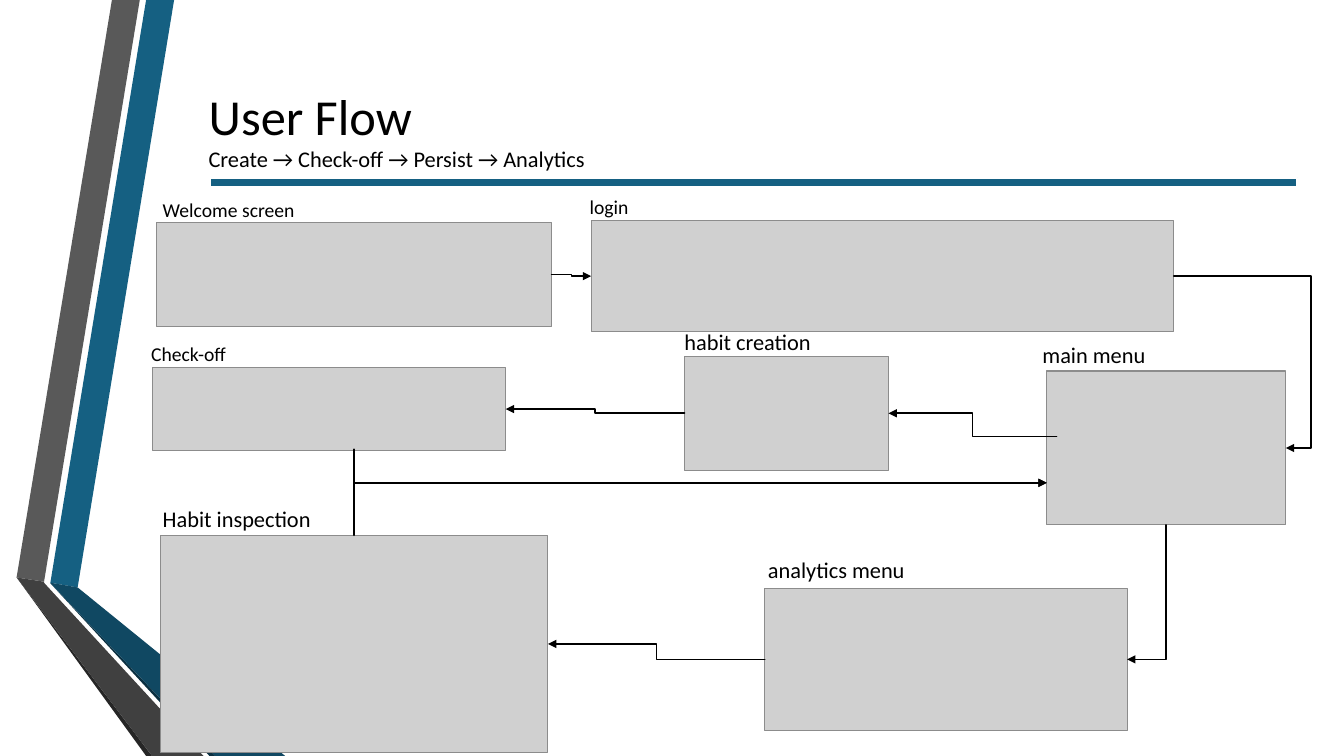
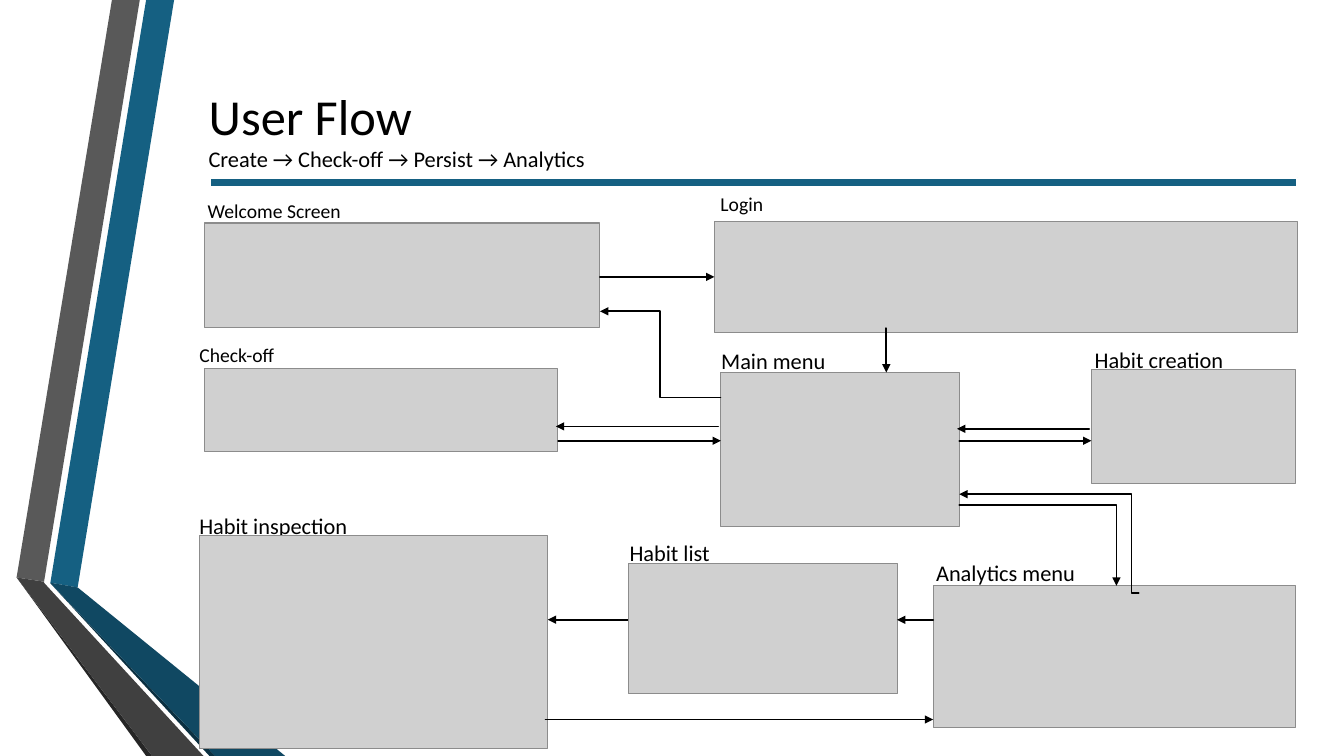
Before and after one commit to n1wo/habit-tracker, a slide deck: slide 5 of docs/Development_Phase_2.pptx. Drawn at 1344x756 pixels with LibreOffice and Linux fonts; fonts in the diff are those of the drawing; grey boxes stand for pictures; background and template pictures are left out. Boxes give left, top, right and bottom in pixels: in the first picture for what was removed or moved away, otherwise in the second. Text is boxed around its words. In the diff, an @@ line names an element or a change of style, - is before the commit and + after.

```diff
--- a/docs/Development_Phase_2.pptx
+++ b/docs/Development_Phase_2.pptx
@@ text at (208,204,341,224): text changed @@
-Welcome screen
+Welcome Screen
@@ text at (720,197,763,215): text changed @@
-login
+Login
@@ picture: place and size @@
-picture at (591,221,1174,332)
+picture at (715,222,1298,333)
@@ elbow arrow removed from (552, 274) to (591, 276) @@
@@ arrow added from (600, 277) to (715, 277), #000000 1.25 pt @@
@@ elbow arrow removed from (1175, 276) to (1287, 448) @@
@@ elbow arrow moved from (685, 413) - (506, 409) to (721, 397) - (600, 312) @@
@@ arrow added from (886, 329) to (886, 373), #000000 1.25 pt @@
@@ 2 pictures, 1 text: place and size @@
-2 pictures, 1 text at (151,223,552,451)
+2 pictures, 1 text at (199,223,600,452)
@@ text at (721,353,825,375): text changed @@
-main menu
+Main menu
@@ text at (1095,352,1223,374): text changed @@
-habit creation
+Habit creation
@@ picture: place and size @@
-picture at (1047,371,1286,525)
+picture at (721,373,960,527)
@@ picture: place and size @@
-picture at (685,357,888,471)
+picture at (1092,370,1296,484)
@@ arrow added from (719, 426) to (556, 426), #000000 1.25 pt @@
@@ arrow added from (559, 441) to (721, 441), #000000 1.25 pt @@
@@ arrow added from (1090, 429) to (958, 429), #000000 1.25 pt @@
@@ arrow added from (960, 441) to (1092, 441), #000000 1.25 pt @@
@@ elbow arrow removed from (354, 450) to (1047, 483) @@
@@ text "Habit inspection": place and size @@
-text "Habit inspection" at (163,511,311,531)
+text "Habit inspection" at (199,518,347,540)
@@ elbow arrow removed from (354, 535) to (1047, 483) @@
@@ elbow arrow moved from (1167, 525) - (1127, 659) to (960, 505) - (1117, 586) @@
@@ elbow arrow moved from (1057, 437) - (888, 413) to (1139, 593) - (960, 494) @@
@@ picture: place and size @@
-picture at (160,535,548,752)
+picture at (200,536,547,749)
@@ picture added at (628,564,897,694) @@
@@ text added at (630,545,709,567), 16 pt, text #000000 @@
+Habit list
@@ text at (936,565,1074,587): text changed @@
-analytics menu
+Analytics menu
@@ picture: place and size @@
-picture at (765,589,1127,731)
+picture at (934,586,1296,728)
@@ arrow added from (628, 620) to (547, 620), #000000 1.25 pt @@
@@ arrow added from (934, 620) to (897, 620), #000000 1.25 pt @@
@@ elbow arrow removed from (765, 659) to (548, 644) @@
@@ arrow added from (545, 720) to (934, 720), #000000 1.25 pt @@
```
Also in this commit, not shown: 7 other slides changed, 3 other files.
